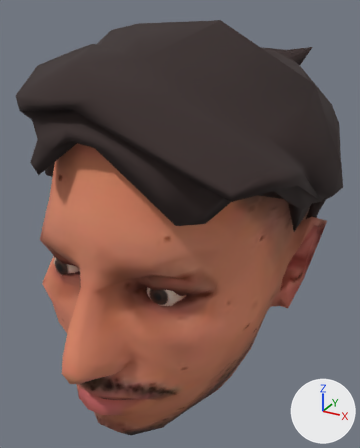
The glTF model apps/client/public/models/mazouz.glb: old version first, new version second.
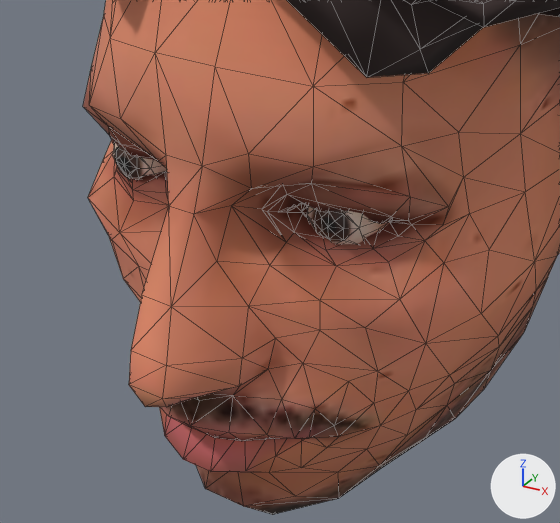
There are two pictures of each version: one whole from a 50 mm camera at (0.173, -0.318, 0.178) aimed at (-0.001, -0.003, 0.021), one close up on the part from 0% to 75% of the width and 42% to 98% of the height. The lights are fixed; the arrows at lower right show +X, +Y and +Z. The older version's two pictures come first. The close-ups show mesh edges as thin lines. Where no turn or scale is listed for an object, it has been applied to the vertices. Vertices at exactly the same position are counted once.

In view in the first close-up: 'HG_Body.001', 'HG_Eyes', 'Hair14.001'.
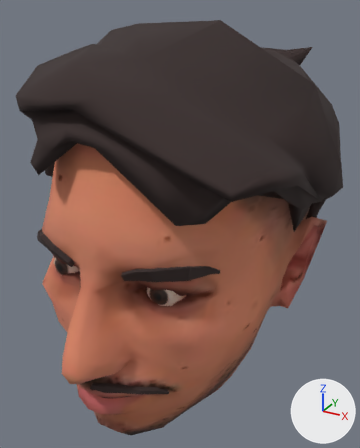
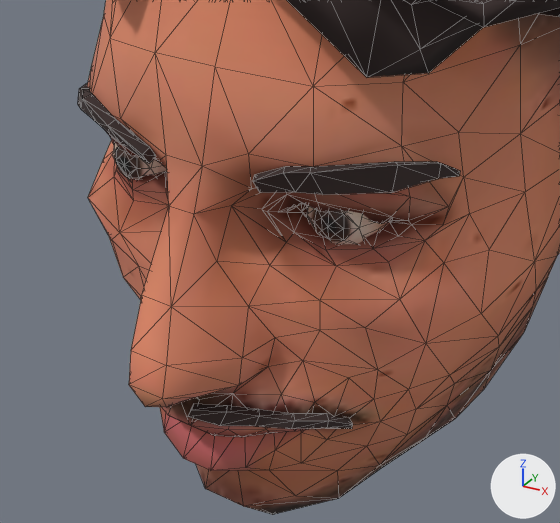
Boxes [x1, y1, x2, y2] around the edits, measured in the close-ups (560 x 523 px; the box of a moved part takes in the faces that stretch with it):
'HG_Body.001', reshaped
    before: [83, 0, 560, 515]
    after: [87, 0, 560, 515]
'Plane.007', added
    after: [253, 162, 460, 195]
'Plane.008', added
    after: [188, 404, 353, 429]
'Plane.006', added
    after: [78, 83, 156, 163]
part 1 of me_female_body_default_001, moved or reshaped
    both: [123, 266, 407, 498]
part 2 of me_female_body_default_001, moved or reshaped
    before: [159, 363, 416, 473]
    after: [160, 361, 416, 471]
part 3 of me_female_body_default_001, moved or reshaped
    before: [268, 364, 380, 468]
    after: [267, 361, 380, 463]
part 4 of me_female_body_default_001, moved or reshaped
    before: [295, 404, 380, 448]
    after: [295, 399, 380, 440]

What changed in the scene script:
```text
Change me_female_body_default_001:
    where me_female_body_default_001.from_pydata(...)  # 2058 vertices, 3842 faces; spans x -0.098..0.098, y -0.108..0.165, z -0.083..0.17
    used by ob_hg_body_001; location = (0.0042, -0.0386, -0.0188)
    me_female_body_default_001 part 1: 315 of the vertices in x -0.042..0.041, y -0.09..-0.043, z -0.059..-0.006 are moved by (0.0, 0.0, 0.001)
    me_female_body_default_001 part 2: 119 of the vertices in x -0.046..0.046, y -0.082..-0.054, z -0.051..-0.018 are moved by (0.0, 0.0, 0.002)
    me_female_body_default_001 part 3: 22 of the vertices in x 0.024..0.038, y -0.077..-0.06, z -0.043..-0.022 are moved by (0.0, 0.0, 0.003)
    me_female_body_default_001 part 4: all 3 vertices in x 0.031..0.037, y -0.072..-0.065, z -0.036..-0.034 are moved by (0.0, 0.0, 0.004)
Add me_plane_010:
    me_plane_010.from_pydata(...)  # 24 vertices, 44 faces; spans x 0.0012..0.0399, y 0.0269..0.0602, z -0.0128..0.0019
    me_plane_010.materials.append(mat_low_poly)  # dark grey #392c2b
Add me_plane_009:
    me_plane_009.from_pydata(...)  # 24 vertices, 44 faces; spans x -0.0245..0.0207, y 0.0467..0.0842, z -0.0048..0.0079
    me_plane_009.materials.append(mat_low_poly)  # dark grey #392c2b
Add me_plane_008:
    me_plane_008.from_pydata(...)  # 28 vertices, 52 faces; spans x -0.0261..0.0238, y -0.0006..0.0374, z -0.0075..0.0078
    me_plane_008.materials.append(mat_low_poly)  # dark grey #392c2b
Add ob_plane_008:
    ob_plane_008 = bpy.data.objects.new('Plane.008', me_plane_010)
    ob_plane_008.location = (0.0061, -0.161, -0.0377)
Add ob_plane_007:
    ob_plane_007 = bpy.data.objects.new('Plane.007', me_plane_009)
    ob_plane_007.location = (0.0496, -0.1666, 0.0392)
Add ob_plane_006:
    ob_plane_006 = bpy.data.objects.new('Plane.006', me_plane_008)
    ob_plane_006.location = (-0.0334, -0.1222, 0.0429)
```
